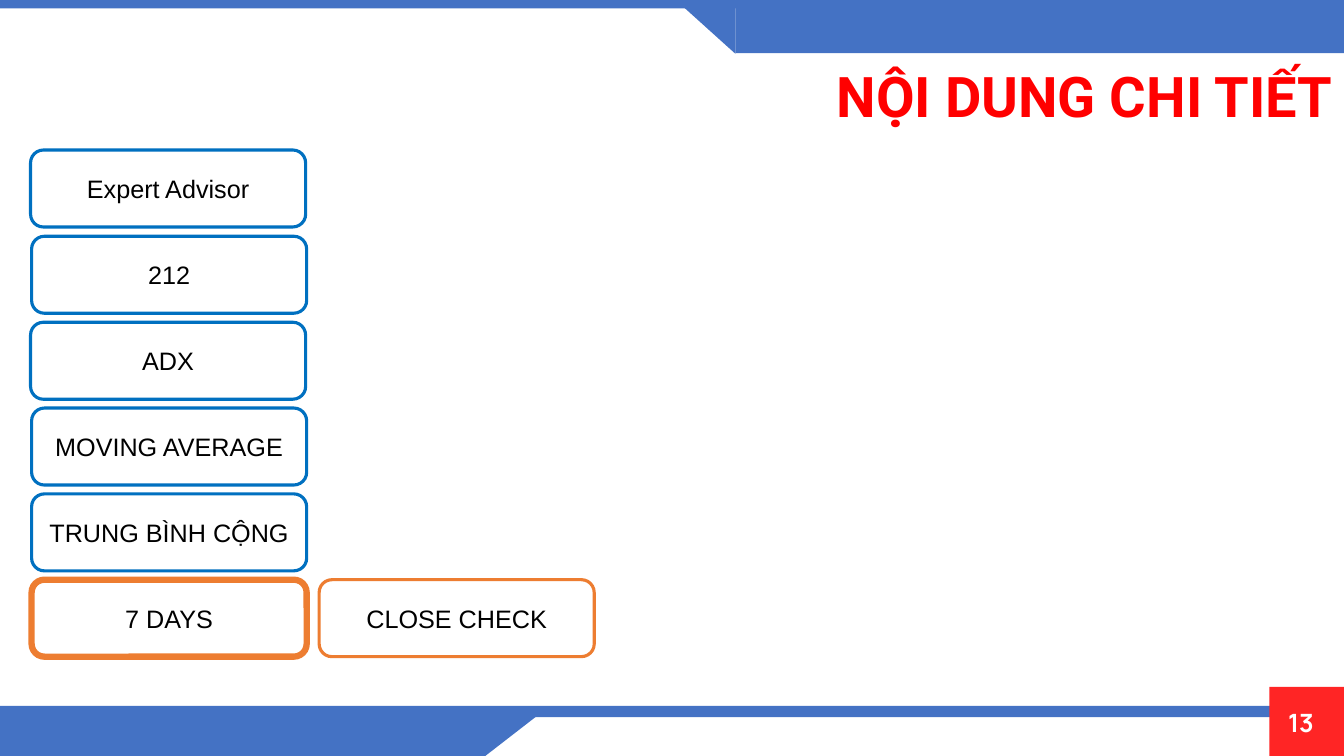
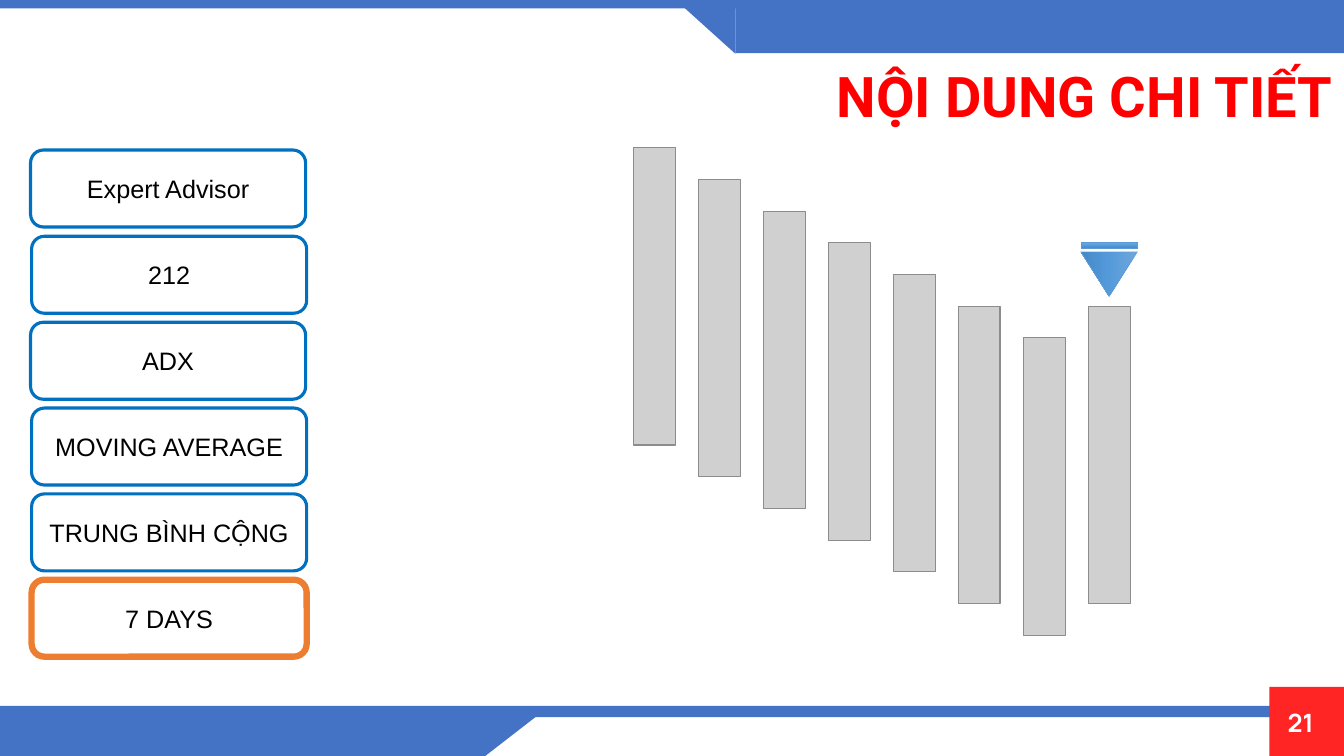
Before and after one commit to OrangeFoxie/DO-AN-TONG-HOP, a slide deck: slide 21 of PowerPoint/slide/DATH-01.pptx (slide 13 before the commit). Drawn at 1344x756 pixels with LibreOffice and Linux fonts; fonts in the diff are those of the drawing; grey boxes stand for pictures; background and template pictures are left out. Boxes give left, top, right and bottom in pixels: in the first picture for what was removed or moved away, otherwise in the second. Text is boxed around its words. In the diff, an @@ line names an element or a change of style, - is before the commit and + after.

```diff
--- a/PowerPoint/slide/DATH-01.pptx
+++ b/PowerPoint/slide/DATH-01.pptx
@@ group added at (633,148,1138,635): 8 pictures, 1 triangle, 1 rectangle @@
@@ rounded rectangle removed at (320,580,595,656) @@
-CLOSE CHECK
@@ page number at (1288,713,1314,732): text changed @@
-13
+21
```
Also in this commit, not shown: 10 other slides changed, 15 slides added, 14 other files.
